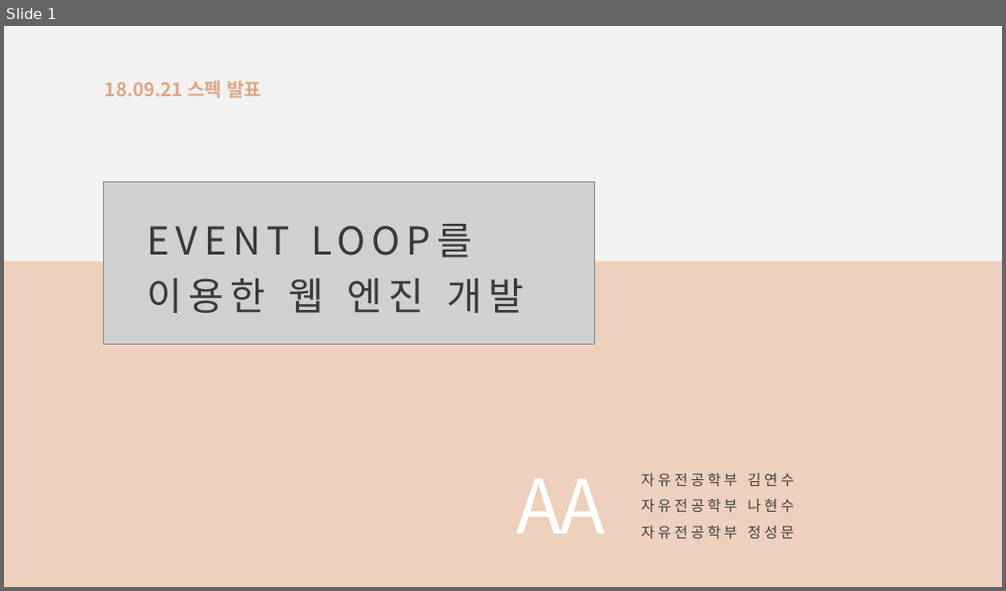
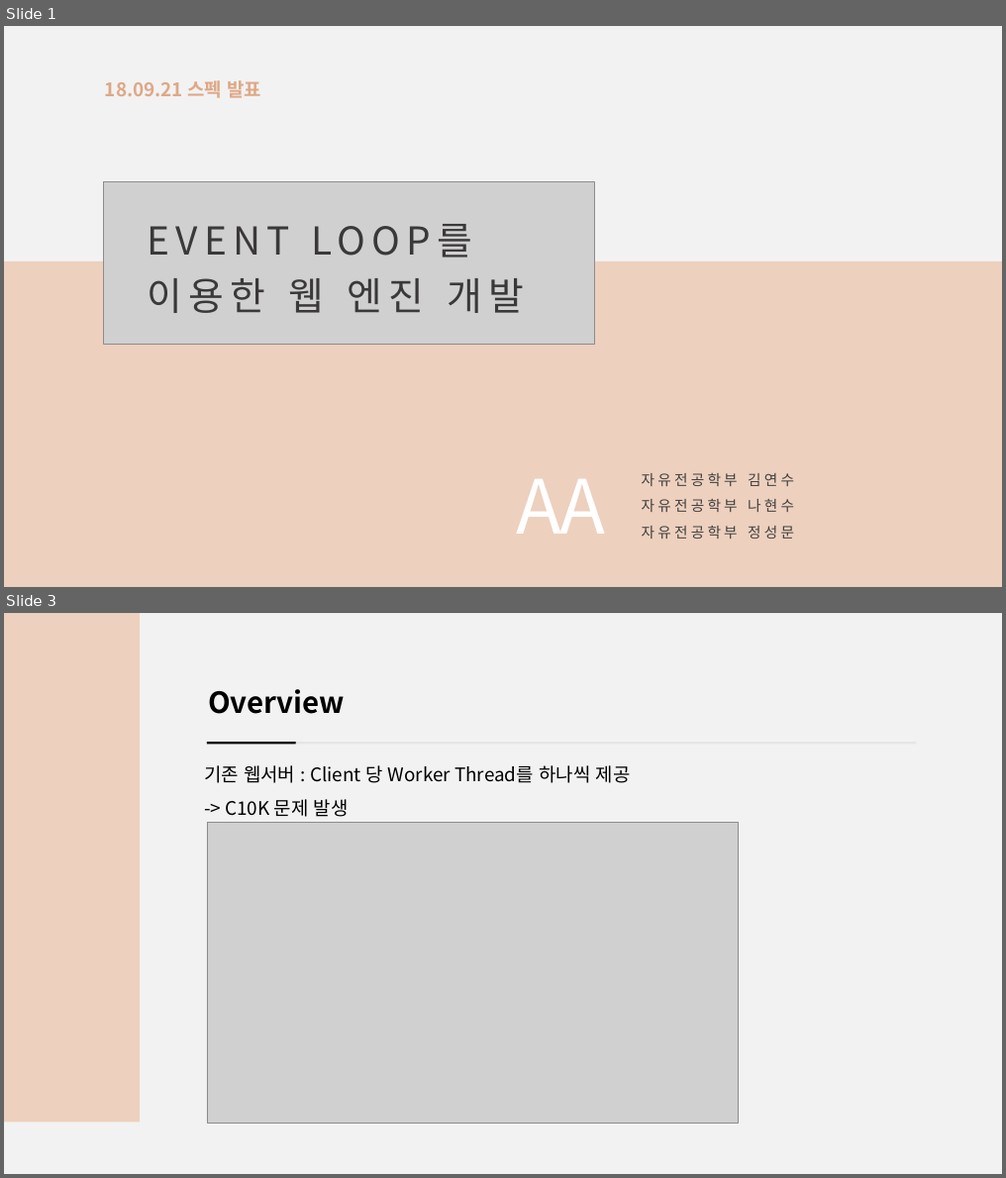
Before and after one commit to tjdans1114/PITT, a slide deck: Documents/창의적통합설계0921발표.pptx. Shown one above the other, each under a label of ours: slide 1 before the commit, slides 1 and 3 after it; the slides between them are not shown. The pictures are 1006x591 and 1006x1178 pixels, drawn with LibreOffice and Linux fonts; fonts in the diff are those of the drawing; grey boxes stand for pictures. Boxes give left, top, right and bottom in pixels: in the first picture for what was removed or moved away, otherwise in the second. Text is boxed around its words. In the diff, an @@ line names an element or a change of style, - is before the commit and + after.

```diff
--- a/Documents/창의적통합설계0921발표.pptx
+++ b/Documents/창의적통합설계0921발표.pptx
@@ slide 3 added at (4, 613, 1002, 1174), background #F2F2F2 @@
@@ rectangle added at (4, 613, 140, 1122), fill #EDD0BE @@
@@ text added at (208, 689, 345, 714), 28 pt, text #000000, bold @@
+Overview
@@ line added from (206, 744) to (917, 744), #E5E5E5 2 pt @@
@@ line added from (207, 744) to (296, 744), #000000 2 pt @@
@@ text added at (204, 765, 631, 817), 18 pt, text #000000 @@
+기존 웹서버 : Client 당 Worker Thread를 하나씩 제공
+-> C10K 문제 발생
@@ picture added at (207, 823, 739, 1124) @@
```
Also in this commit, not shown: 11 slides changed, 2 other slides added, 6 other files.
